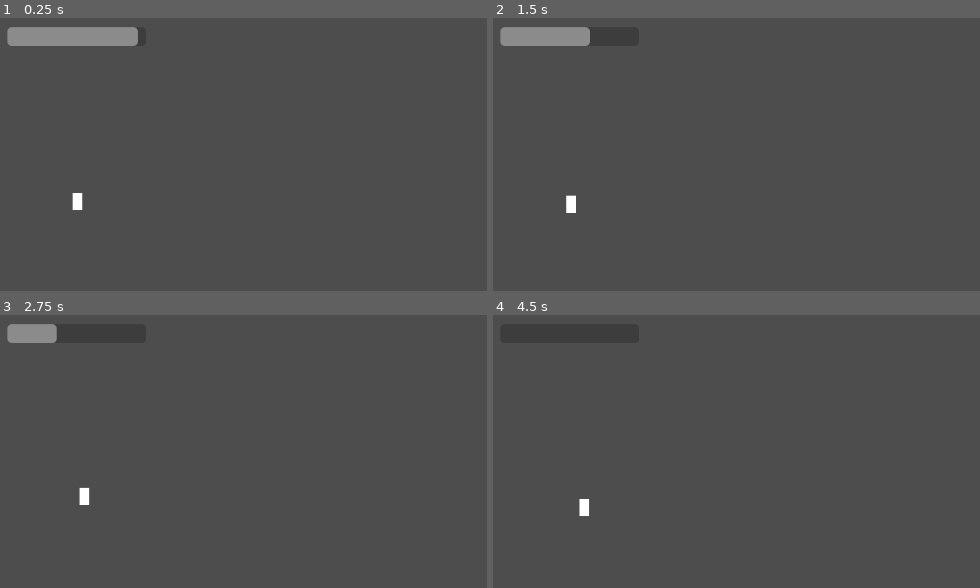
Above: before the commit, frames 1-4 (two rows, left to right).
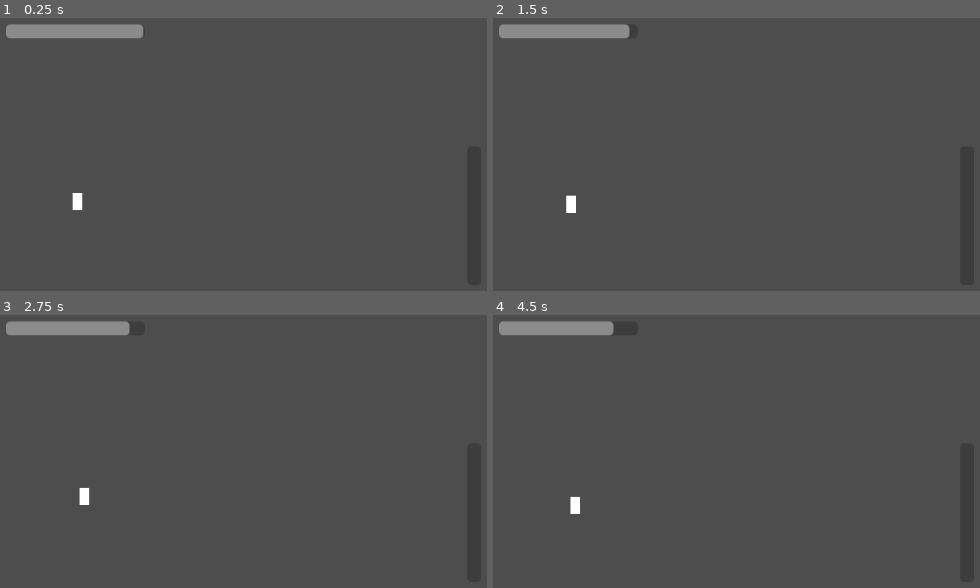
Above: after the commit, the same moments.

Repository: kmazurek/hyper-small-tattooist
Game: Godot game, scene res://scenes/drawing_test.tscn
Two runs of this game, one before a commit and one after it. Both use one fixed random seed, a clock stepped at 60 frames per second and the inputs below.
Inputs (mouse positions are in pixels of both pictures, inside the frame that each line leads up to):
- Up to frame 1 (0.25 s): no input
- Up to frame 2 (1.5 s): move the mouse to (765, 214) at 0.52 s; click (765, 214) at 0.67 s; move the mouse to (outside the picture) at 1.27 s; click (outside the picture) at 1.42 s
- Up to frame 3 (2.75 s): move the mouse to (175, 435) at 2.02 s; click (175, 435) at 2.17 s
- Up to frame 4 (4.5 s): tap Enter at 2.75 s; move the mouse to (outside the picture) at 2.77 s; click (outside the picture) at 2.92 s; move the mouse to (outside the picture) at 3.52 s; click (outside the picture) at 3.67 s; move the mouse to (outside the picture) at 4.27 s; click (outside the picture) at 4.42 s

The runs differ from the first frame. In frame 1, 1.1% of the frame differs, in the area x 1-30%, y 2-11%; in frame 2, 1.2%; in frame 3, 1.2%; in frame 4, 1.5%, in the area x 1-25%, y 2-74%.
Error before the commit: Cannot call method 'add_point' on a null value. (res://scripts/components/drawing.gd:25)

Commit message:
pain manager

Diff:
--- /dev/null
+++ b/scenes/components/pain_bar.tscn
@@ -0,0 +1,17 @@
+[gd_scene load_steps=3 format=3 uid="uid://bjx0qr7rglxml"]
+
+[ext_resource type="Script" path="res://scripts/components/pain_manager.gd" id="1_j0nnt"]
+
+[sub_resource type="Curve" id="Curve_krvj8"]
+_data = [Vector2(0, 0.5), 0.0, 0.0, 0, 0, Vector2(0.247, 0.1), 0.0, 0.0, 0, 0, Vector2(0.753, 0.1), 0.0, 0.0, 0, 0, Vector2(1, 1), 0.0, 0.0, 0, 0]
+point_count = 4
+
+[node name="PainBar" type="ProgressBar"]
+offset_right = 200.0
+offset_bottom = 20.0
+rotation = -1.5708
+value = 50.0
+show_percentage = false
+script = ExtResource("1_j0nnt")
+maximum_pain = 20.0
+pain_curve = SubResource("Curve_krvj8")
--- /dev/null
+++ b/scenes/components/time_bar.tscn
@@ -0,0 +1,14 @@
+[gd_scene load_steps=2 format=3 uid="uid://c5ujmfkj6com6"]
+
+[ext_resource type="Script" path="res://scripts/components/time_manager.gd" id="1_q6fh6"]
+
+[node name="TimeLeft" type="ProgressBar"]
+custom_minimum_size = Vector2(200, 0)
+offset_left = -100.0
+offset_right = 100.0
+offset_bottom = 27.0
+pivot_offset = Vector2(100, 0)
+max_value = 5.0
+value = 5.0
+show_percentage = false
+script = ExtResource("1_q6fh6")
--- a/scenes/drawing_test.tscn
+++ b/scenes/drawing_test.tscn
@@ -1,23 +1,34 @@
-[gd_scene load_steps=3 format=3 uid="uid://7vpa2j7c454g"]
+[gd_scene load_steps=4 format=3 uid="uid://7vpa2j7c454g"]
 
 [ext_resource type="PackedScene" uid="uid://dgciynjjiu4er" path="res://scenes/characters/character.tscn" id="1_gv0l8"]
-[ext_resource type="Script" path="res://scripts/components/time_manager.gd" id="2_sjpsd"]
+[ext_resource type="PackedScene" uid="uid://c5ujmfkj6com6" path="res://scenes/components/time_bar.tscn" id="2_txhqv"]
+[ext_resource type="PackedScene" uid="uid://bjx0qr7rglxml" path="res://scenes/components/pain_bar.tscn" id="3_glnsa"]
 
 [node name="DrawingTest" type="Node2D"]
 
 [node name="Character" parent="." instance=ExtResource("1_gv0l8")]
 position = Vector2(550, 286)
 
-[node name="TimeLeft" type="ProgressBar" parent="."]
-custom_minimum_size = Vector2(200, 0)
-offset_left = 449.0
-offset_top = 22.0
-offset_right = 649.0
-offset_bottom = 49.0
-pivot_offset = Vector2(100, 0)
-max_value = 5.0
-value = 5.0
-show_percentage = false
-script = ExtResource("2_sjpsd")
+[node name="TimeLeft" parent="." instance=ExtResource("2_txhqv")]
+custom_minimum_size = Vector2(0, 0)
+anchors_preset = 5
+anchor_left = 0.5
+anchor_right = 0.5
+offset_left = 447.0
+offset_top = 18.0
+offset_right = 647.0
+offset_bottom = 38.0
+grow_horizontal = 2
+pivot_offset = Vector2(0, 0)
+max_value = 30.0
 
+[node name="PainBar" parent="." instance=ExtResource("3_glnsa")]
+offset_left = 1112.0
+offset_top = 394.0
+offset_right = 1312.0
+offset_bottom = 414.0
+value = 0.0
+
+[connection signal="on_character_move" from="Character" to="PainBar" method="_on_character_move"]
 [connection signal="time_out" from="TimeLeft" to="Character" method="_on_time_left_time_out"]
+[connection signal="on_pain_exceeded" from="PainBar" to="Character" method="_on_pain_exceeded"]
--- a/scripts/characters/character.gd
+++ b/scripts/characters/character.gd
@@ -3,7 +3,10 @@
 @export var max_velocity: float = 200.0
 
 var is_walking: bool = false
+var is_drawing: bool = false
 var current_button_index = -1
+
+signal on_character_move(velocity: Vector2, max_velocity: float)
 
 func _input(event: InputEvent) -> void:
 	if event is InputEventMouseButton:
@@ -30,11 +33,18 @@
 		velocity = mouse_position - position
 		velocity = velocity.normalized() * clampf(velocity.length(), 0, max_velocity)
 		move_and_slide()
+		if $Drawer.is_drawing:
+			on_character_move.emit(velocity, max_velocity)
 
-
-func _on_time_left_time_out() -> void:
+func on_failure() -> void:
 	is_walking = false
 	$Drawer.stop_drawing(position)
 	set_process(false)
 	set_process_input(false)
 	current_button_index = -1
+
+func _on_time_left_time_out() -> void:
+	on_failure()
+
+func _on_pain_exceeded() -> void:
+	on_failure()
--- /dev/null
+++ b/scripts/components/pain_manager.gd
@@ -0,0 +1,27 @@
+extends ProgressBar
+
+@export var maximum_pain: float = 50.0
+@export var ease_rate: float = 10.0
+@export var pain_curve: Curve
+
+signal on_pain_exceeded
+
+var added_pain: float = 0.0
+
+func _process(delta: float) -> void:
+	if added_pain > 0:
+		value += added_pain * delta
+	else:
+		value -= ease_rate * delta
+
+	added_pain = 0.0
+
+func _on_character_move(velocity: Vector2, max_velocity: float) -> void:
+	if velocity.length() > 0:
+		var normalized_velocity = velocity.length() / max_velocity
+		var pain_value = pain_curve.sample(normalized_velocity)
+
+		added_pain = pain_value * maximum_pain
+		if value >= max_value:
+			set_process(false)
+			on_pain_exceeded.emit()
